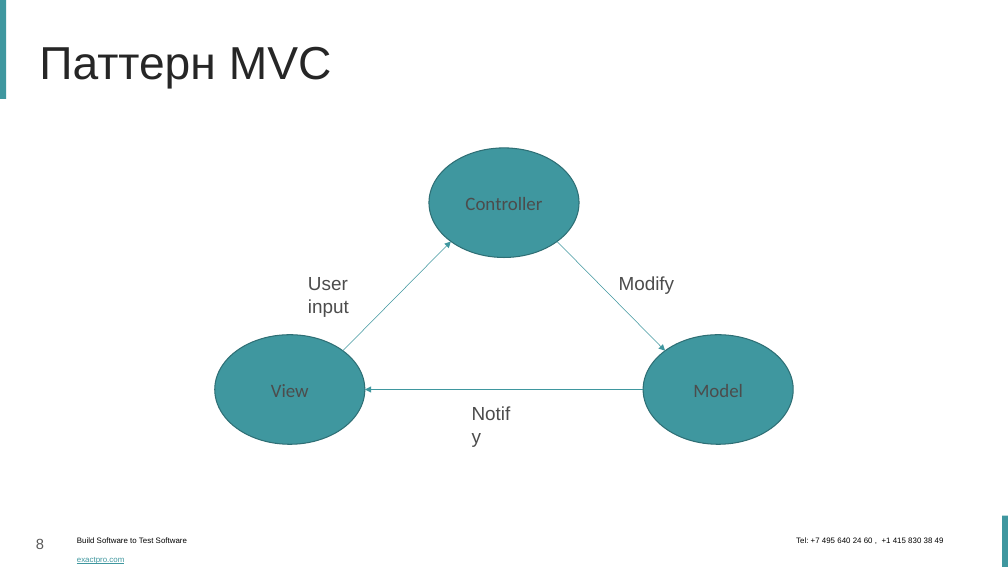
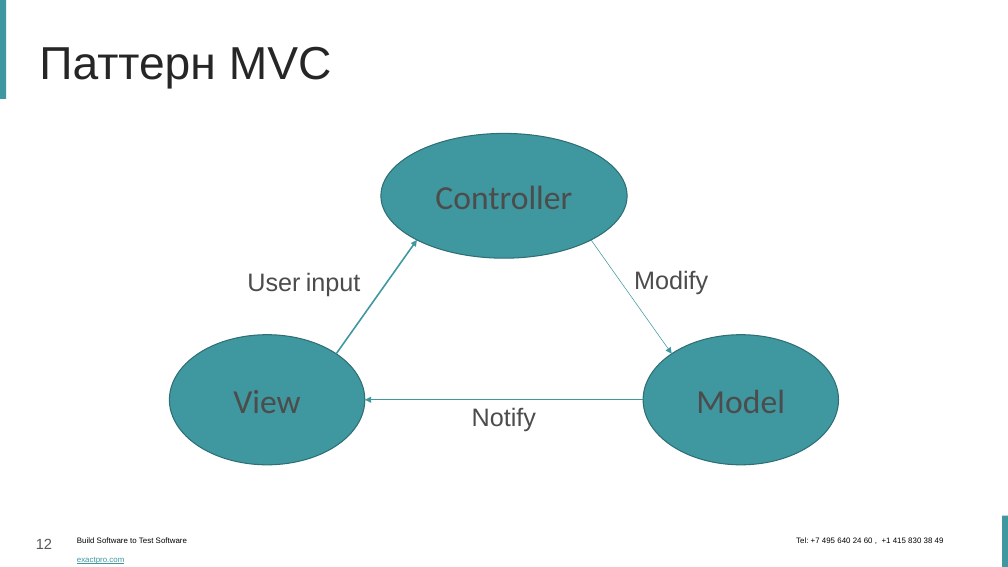
Before and after one commit to dzavodchikov/ChessMVC, a slide deck: slide 12 of Паттерн MVC.pptx (slide 8 before the commit). Drawn at 1008x567 pixels with LibreOffice and Linux fonts; fonts in the diff are those of the drawing; background and template pictures are left out. Boxes give left, top, right and bottom in pixels: in the first picture for what was removed or moved away, otherwise in the second. Text is boxed around its words. In the diff, an @@ line names an element or a change of style, - is before the commit and + after.

```diff
--- a/Паттерн MVC.pptx
+++ b/Паттерн MVC.pptx
@@ size 18 to 32 pt in 3 elements at (644,335,839,465), (169,335,365,465), (381,133,628,258) @@
@@ ellipse "Controller": place and size @@
-ellipse "Controller" at (429,148,579,258)
+ellipse "Controller" at (381,133,628,258)
@@ size 18 to 24 pt in 3 elements at (472,407,536,431), (634,270,708,294), (247,272,361,297) @@
@@ text "User input": place and size @@
-text "User input" at (308,277,349,317)
+text "User input" at (247,272,361,297)
@@ arrow moved from (343, 351) - (451, 241) to (337, 354) - (417, 240) @@
@@ arrow (337, 354) - (417, 240): stroke #3F979F 0.5 pt to #3F979F 1.5 pt @@
@@ arrow moved from (557, 241) - (665, 351) to (591, 240) - (672, 354) @@
@@ text "Modify": place and size @@
-text "Modify" at (619,276,675,294)
+text "Modify" at (634,270,708,294)
@@ ellipse "View": place and size @@
-ellipse "View" at (215,335,365,445)
+ellipse "View" at (169,335,365,465)
@@ ellipse "Model": place and size @@
-ellipse "Model" at (644,335,794,445)
+ellipse "Model" at (644,335,839,465)
@@ arrow moved from (644, 389) - (365, 389) to (644, 400) - (365, 400) @@
@@ page number at (36,539,52,549): text changed @@
-8
+12
```
Also in this commit, not shown: 6 other slides changed, 5 slides added, 3 slides removed.
